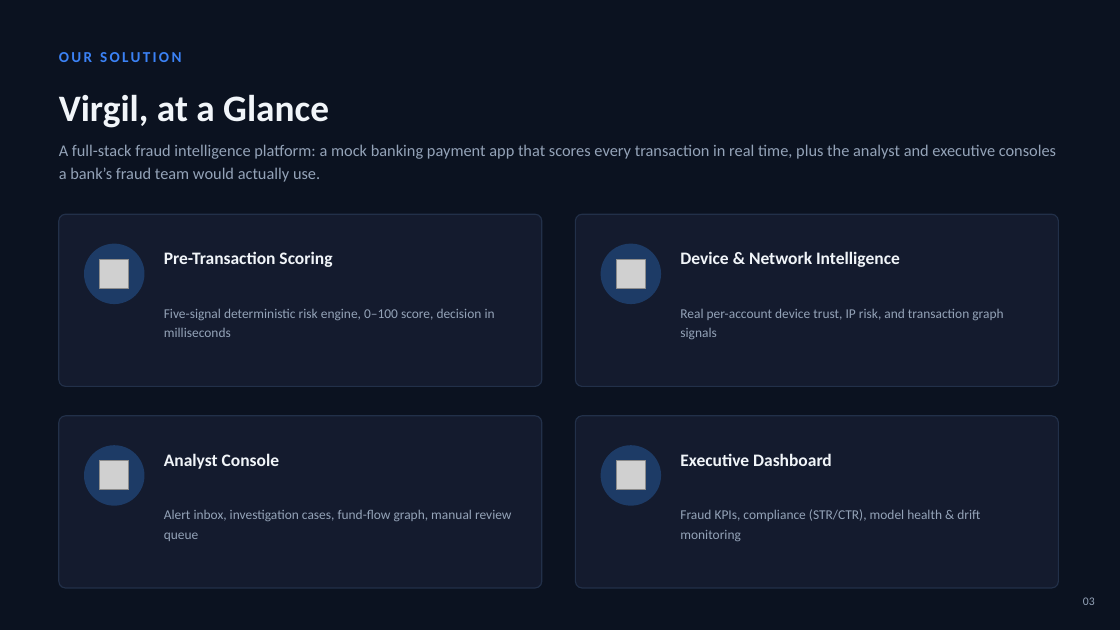
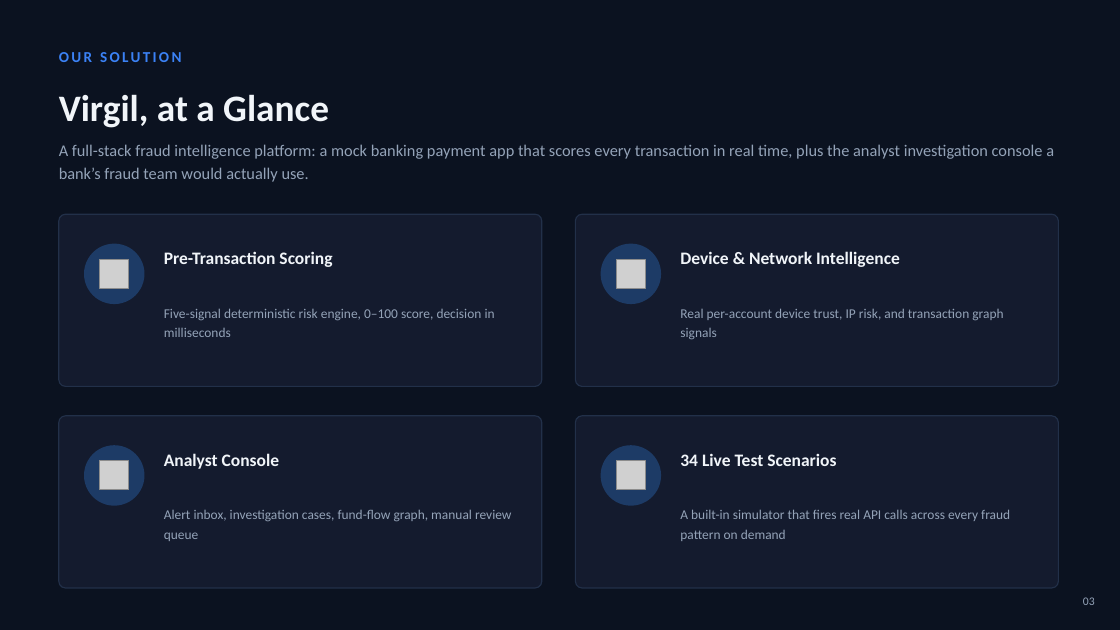
Before and after one commit to Shravxnk/Virgil, a slide deck: slide 3 of Virgil_Presentation.pptx. Drawn at 1120x630 pixels with LibreOffice and Linux fonts; fonts in the diff are those of the drawing; grey boxes stand for pictures. Boxes give left, top, right and bottom in pixels: in the first picture for what was removed or moved away, otherwise in the second. Text is boxed around its words. In the diff, an @@ line names an element or a change of style, - is before the commit and + after.

Commit message:
Move Executive Dashboard content to Future Scope in the deck
Everything not actually reachable in this review's demo scope now lives
in Future Scope instead: replaced the Executive Dashboard slide with a
Test Case Simulator slide (a real, working feature), and scrubbed
"executive" mentions from the architecture, requirement-mapping, and
solution-overview slides.

```diff
--- a/Virgil_Presentation.pptx
+++ b/Virgil_Presentation.pptx
@@ text at <box>59,144,1054,182</box>: text changed @@
-A full-stack fraud intelligence platform: a mock banking payment app that scores every transaction in real time, plus the analyst and executive consoles a bank’s fraud team would actually use.
+A full-stack fraud intelligence platform: a mock banking payment app that scores every transaction in real time, plus the analyst investigation console a bank’s fraud team would actually use.
@@ text at <box>680,453,836,466</box>: text changed @@
-Executive Dashboard
+34 Live Test Scenarios
@@ text at <box>680,509,1010,541</box>: text changed @@
-Fraud KPIs, compliance (STR/CTR), model health & drift monitoring
+A built-in simulator that fires real API calls across every fraud pattern on demand
```
Also in this commit, not shown: 5 other slides changed, 1 slide added, 1 slide removed.
